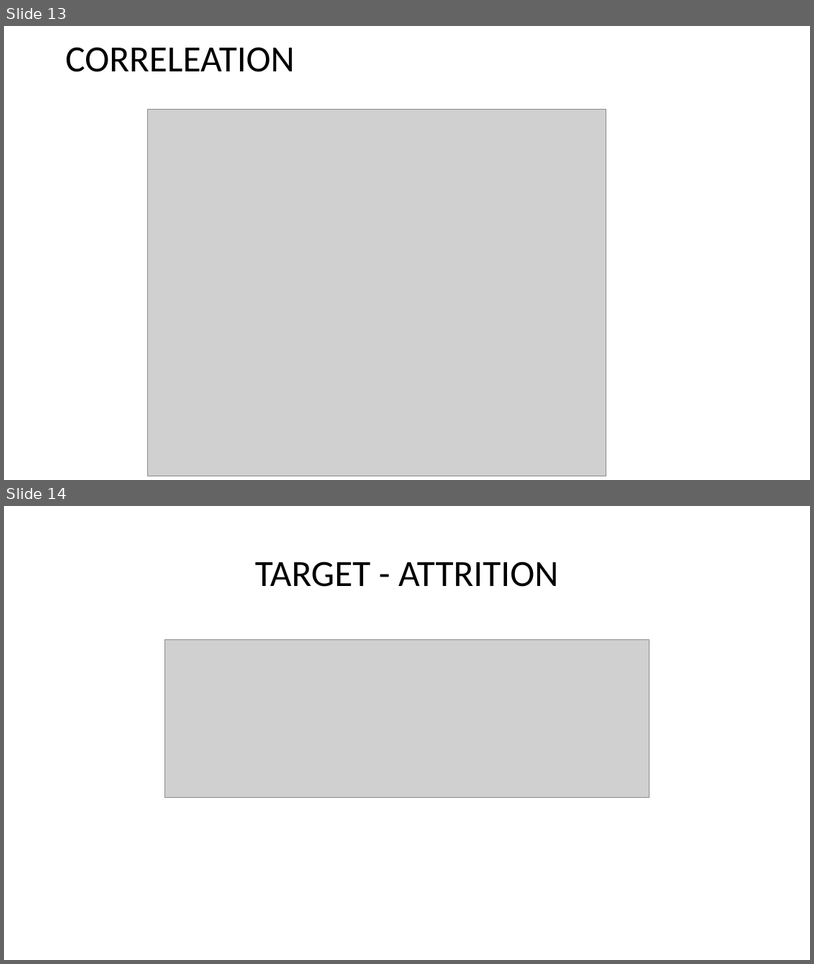
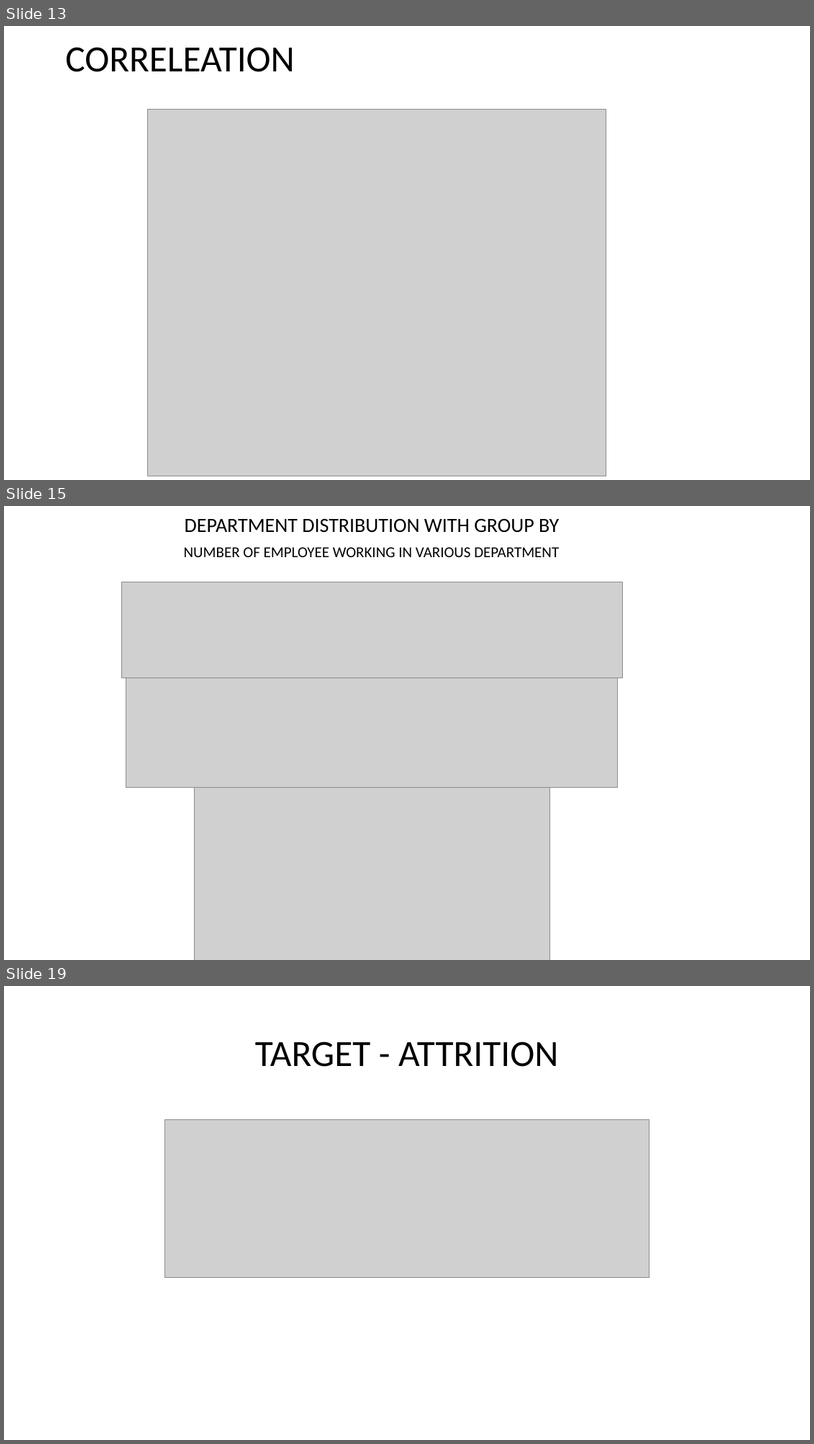
Before and after one commit to ArunKaviJS/Employee-Attrition-Analysis-and-Prediction, a slide deck: Employee/Documentation/Employee Attrition Analysis and Prediction.pptx. Shown one above the other, each under a label of ours: slides 13 and 14 before the commit, slides 13, 15 and 19 after it; the slides between them are not shown. The pictures are 814x964 and 814x1444 pixels, drawn with LibreOffice and Linux fonts; fonts in the diff are those of the drawing; grey boxes stand for pictures. Boxes give left, top, right and bottom in pixels: in the first picture for what was removed or moved away, otherwise in the second. Text is boxed around its words. In the diff, an @@ line names an element or a change of style, - is before the commit and + after.

```diff
--- a/Employee/Documentation/Employee Attrition Analysis and Prediction.pptx
+++ b/Employee/Documentation/Employee Attrition Analysis and Prediction.pptx
@@ slide 15 added at [4, 506, 810, 960], background #FFFFFF @@
@@ text added at [185, 519, 559, 533], 24 pt, text #000000 @@
+DEPARTMENT DISTRIBUTION WITH GROUP BY
@@ text added at [184, 547, 559, 557], 18 pt, text #000000 @@
+NUMBER OF EMPLOYEE WORKING IN VARIOUS DEPARTMENT
@@ picture added at [121, 582, 623, 678] @@
@@ picture added at [126, 678, 617, 788] @@
@@ picture added at [194, 788, 550, 960] @@
@@ what was slide 14 is now slide 19 @@
```
Also in this commit, not shown: 4 other slides added, 3 other files.
